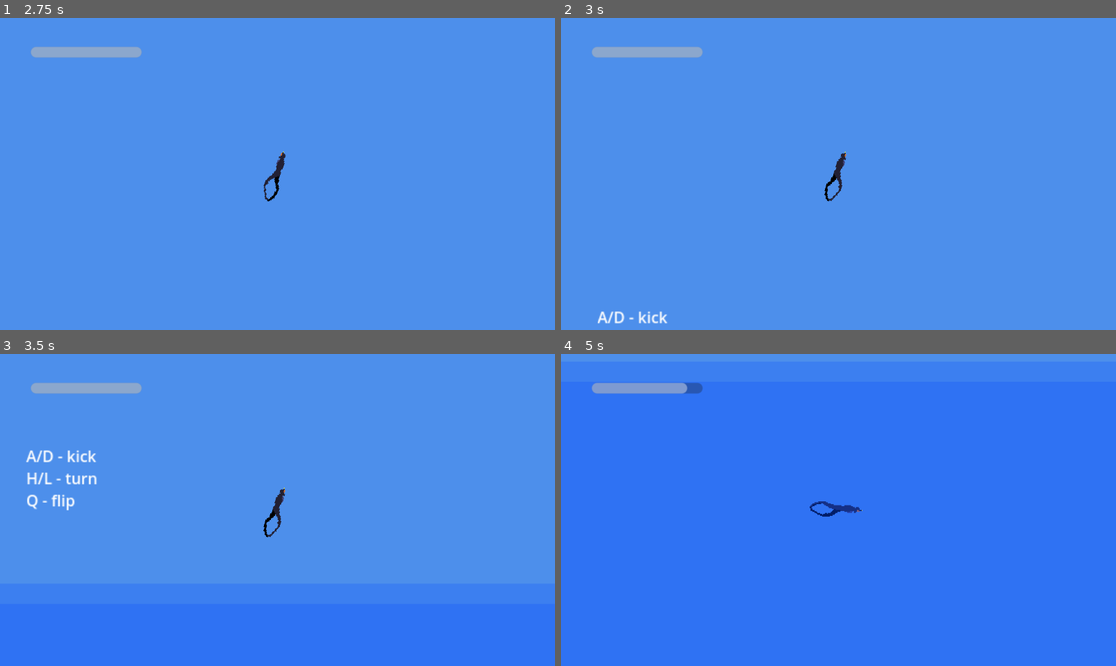
Above: before the commit, frames 1-4 (two rows, left to right).
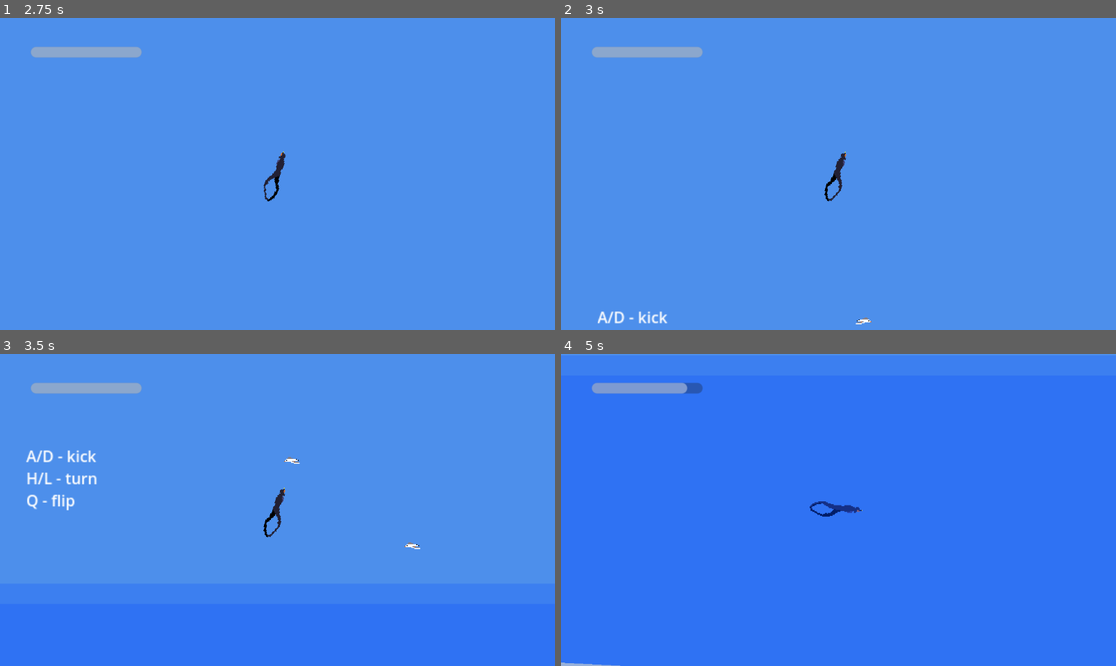
Above: after the commit, the same moments.

Repository: kstolen0/freediver-game
Game: Godot game, scene res://root.tscn
Same seed, same stepped clock (60 frames per second), same inputs: the game is played once before the commit and once after it.
Inputs:
- Up to frame 1 (2.75 s): tap Enter at 0.5, 2 s; hold D 0.53-1.28 s; tap Q (flip_diver) at 0.6 s; tap Space at 1.25 s; hold A 1.28-2.03 s; tap L at 1.35 s; hold D from 2.03 s (still down); hold H from 2.03 s (still down)
- Up to frame 2 (3 s): keep holding D; release H at 2.78 s; tap Q (flip_diver) at 2.85 s
- Up to frame 3 (3.5 s): keep holding D
- Up to frame 4 (5 s): release D at 3.53 s; hold L 3.53-4.28 s; hold A from 3.53 s (still down); tap H at 4.35 s

Frame 1 is identical in both runs. In frame 2, less than 0.1% of the frame differs, in the area x 53-56%, y 95-99%; in frame 3, less than 0.1%, in the area x 51-76%, y 32-63%; in frame 4, less than 0.1%.

Commit message:
add seagulls

Diff:
--- a/ocean.gd
+++ b/ocean.gd
@@ -3,6 +3,7 @@
 func _on_body_entered(body):
 	print("entered ocean")
 	body.submerged += 1
+	body.emit_signal("on_water")
 
 func _on_body_exited(body):
 	print("left ocean")
--- a/ocean.tscn
+++ b/ocean.tscn
@@ -20,7 +20,7 @@
 color = Color(0.0156863, 0.282353, 0.996078, 0.231373)
 
 [node name="CollisionShape2D" type="CollisionShape2D" parent="."]
-position = Vector2(262, -1096.25)
+position = Vector2(262, -1095)
 shape = SubResource("RectangleShape2D_walym")
 
 [connection signal="body_entered" from="." to="." method="_on_body_entered"]
--- a/player.gd
+++ b/player.gd
@@ -16,6 +16,7 @@
 
 signal holding_breath
 signal recovering_breath
+signal on_water
 var can_breath = true
 var is_alive = true
 
--- a/player.tscn
+++ b/player.tscn
@@ -153,7 +153,6 @@
 texture_filter = 1
 texture = ExtResource("3_3mdv6")
 hframes = 4
-frame = 1
 
 [node name="AnimationPlayer" type="AnimationPlayer" parent="Diver-sheet"]
 libraries = {
--- a/root.tscn
+++ b/root.tscn
@@ -1,9 +1,10 @@
-[gd_scene load_steps=5 format=3 uid="uid://co2pahc3mq4kh"]
+[gd_scene load_steps=6 format=3 uid="uid://co2pahc3mq4kh"]
 
 [ext_resource type="PackedScene" uid="uid://4nu4hruqpdfa" path="res://player.tscn" id="1_8hcbp"]
 [ext_resource type="PackedScene" uid="uid://dbglmn4fd7dxd" path="res://sand.tscn" id="2_gxsnd"]
 [ext_resource type="PackedScene" uid="uid://c3ll8udtxwb5k" path="res://ocean.tscn" id="2_yat5b"]
 [ext_resource type="PackedScene" uid="uid://bxy8xhydg8jl2" path="res://breath_bar.tscn" id="4_upb3n"]
+[ext_resource type="PackedScene" uid="uid://cvcuw6wh2kmbu" path="res://seagull.tscn" id="5_wlr40"]
 
 [node name="root" type="Node2D"]
 
@@ -70,6 +71,9 @@
 position = Vector2(4423.62, 916.242)
 rotation = -1.61538
 
+[node name="gull" parent="." instance=ExtResource("5_wlr40")]
+position = Vector2(958, 1613)
+
 [node name="ocean-surface" parent="." instance=ExtResource("2_yat5b")]
 position = Vector2(853, 4348)
 
@@ -84,3 +88,9 @@
 
 [node name="ocean-surface" parent="ocean-surface" instance=ExtResource("2_yat5b")]
 position = Vector2(-3, 21)
+
+[node name="gull2" parent="." instance=ExtResource("5_wlr40")]
+position = Vector2(599, 1547)
+
+[node name="gull3" parent="." instance=ExtResource("5_wlr40")]
+position = Vector2(731, 1636)
--- /dev/null
+++ b/seagull.gd
@@ -0,0 +1,72 @@
+extends CharacterBody2D
+
+var glide = Vector2(15, 0)
+var prev_x = 0
+var current_animation = "cruising"
+var state = "cruising"
+var submerged = 0
+
+signal on_water
+
+func _ready():
+	$turn_timer.start()
+	$animation_timer.start()
+	$land_timer.start()
+	connect("on_water", landed)
+
+func landed():
+	print("LANDED")
+	glide.y = 0
+	glide.x = 0
+	$gull_animations/AnimationPlayer.play("idle")
+	$flight_timer.wait_time = randi() % 3 + 5
+	$flight_timer.start()
+
+func _physics_process(delta):
+	velocity = glide
+	move_and_slide()
+
+func _on_animation_timer_timeout():
+	print("FLAP")
+	if current_animation == "cruising":
+		current_animation = "flap"
+		$animation_timer.wait_time = randi() % 6 + 5
+	else:
+		current_animation = "cruising"
+		$animation_timer.wait_time = 0.4
+	$"gull_animations/AnimationPlayer".play(current_animation)
+
+func _on_land_timer_timeout():
+	print("LANDING")
+	state = "landing"
+	$turn_timer.stop()
+	$animation_timer.stop()
+	$gull_animations/AnimationPlayer.play("take-off")
+	glide.y = 15
+	prev_x = glide.x
+
+func _on_flight_timer_timeout():
+	print("TAKE OFF")
+	state = "take_off"
+	$gull_animations/AnimationPlayer.play("take-off")
+	glide.y = -15
+	glide.x = prev_x
+	$cruise_timer.wait_time = randi() % 3 + 5
+	$cruise_timer.start()
+
+func _on_cruise_timer_timeout():
+	print("CRUISING")
+	state = "cruising"
+	glide.y = 0
+	$animation_timer.start()
+	$turn_timer.start()
+	$gull_animations/AnimationPlayer.play("cruising")
+	$land_timer.wait_time = randi() % 6 + 5
+	$land_timer.start()
+
+
+func _on_turn_timer_timeout():
+	print("TURN")
+	$turn_timer.wait_time = randi() % 6 + 5
+	glide.x = -glide.x
+	$"gull_animations".scale.x = -$"gull_animations".scale.x
--- /dev/null
+++ b/seagull.tscn
@@ -0,0 +1,121 @@
+[gd_scene load_steps=9 format=3 uid="uid://cvcuw6wh2kmbu"]
+
+[ext_resource type="Script" path="res://seagull.gd" id="1_3k0fv"]
+[ext_resource type="Texture2D" uid="uid://btys3xeocorq2" path="res://gull.png" id="1_s47xc"]
+
+[sub_resource type="RectangleShape2D" id="RectangleShape2D_qth0d"]
+size = Vector2(12, 8)
+
+[sub_resource type="Animation" id="Animation_niakj"]
+resource_name = "idle"
+tracks/0/type = "value"
+tracks/0/imported = false
+tracks/0/enabled = true
+tracks/0/path = NodePath(".:frame")
+tracks/0/interp = 1
+tracks/0/loop_wrap = true
+tracks/0/keys = {
+"times": PackedFloat32Array(0),
+"transitions": PackedFloat32Array(1),
+"update": 1,
+"values": [0]
+}
+
+[sub_resource type="Animation" id="Animation_xn5e5"]
+resource_name = "cruising"
+loop_mode = 1
+tracks/0/type = "value"
+tracks/0/imported = false
+tracks/0/enabled = true
+tracks/0/path = NodePath(".:frame")
+tracks/0/interp = 1
+tracks/0/loop_wrap = true
+tracks/0/keys = {
+"times": PackedFloat32Array(0),
+"transitions": PackedFloat32Array(1),
+"update": 1,
+"values": [1]
+}
+
+[sub_resource type="Animation" id="Animation_6a33c"]
+resource_name = "take-off"
+length = 1.2
+loop_mode = 1
+tracks/0/type = "value"
+tracks/0/imported = false
+tracks/0/enabled = true
+tracks/0/path = NodePath(".:frame")
+tracks/0/interp = 1
+tracks/0/loop_wrap = true
+tracks/0/keys = {
+"times": PackedFloat32Array(0, 0.2, 0.4, 0.6, 0.8, 1),
+"transitions": PackedFloat32Array(1, 1, 1, 1, 1, 1),
+"update": 1,
+"values": [2, 1, 2, 1, 2, 1]
+}
+
+[sub_resource type="Animation" id="Animation_fq28j"]
+resource_name = "flap"
+length = 0.3
+loop_mode = 1
+tracks/0/type = "value"
+tracks/0/imported = false
+tracks/0/enabled = true
+tracks/0/path = NodePath(".:frame")
+tracks/0/interp = 1
+tracks/0/loop_wrap = true
+tracks/0/keys = {
+"times": PackedFloat32Array(0, 0.1),
+"transitions": PackedFloat32Array(1, 1),
+"update": 1,
+"values": [1, 2]
+}
+
+[sub_resource type="AnimationLibrary" id="AnimationLibrary_x4ms0"]
+_data = {
+"cruising": SubResource("Animation_xn5e5"),
+"flap": SubResource("Animation_fq28j"),
+"idle": SubResource("Animation_niakj"),
+"take-off": SubResource("Animation_6a33c")
+}
+
+[node name="gull" type="CharacterBody2D"]
+collision_layer = 9
+collision_mask = 3
+script = ExtResource("1_3k0fv")
+
+[node name="CollisionShape2D" type="CollisionShape2D" parent="."]
+position = Vector2(0, 1)
+shape = SubResource("RectangleShape2D_qth0d")
+
+[node name="gull_animations" type="Sprite2D" parent="."]
+texture_filter = 1
+texture = ExtResource("1_s47xc")
+hframes = 3
+frame = 2
+
+[node name="AnimationPlayer" type="AnimationPlayer" parent="gull_animations"]
+libraries = {
+"": SubResource("AnimationLibrary_x4ms0")
+}
+
+[node name="turn_timer" type="Timer" parent="."]
+wait_time = 3.0
+
+[node name="animation_timer" type="Timer" parent="."]
+
+[node name="land_timer" type="Timer" parent="."]
+wait_time = 10.0
+one_shot = true
+
+[node name="flight_timer" type="Timer" parent="."]
+one_shot = true
+
+[node name="cruise_timer" type="Timer" parent="."]
+one_shot = true
+
+[connection signal="timeout" from="turn_timer" to="." method="_on_turn_timer_timeout"]
+[connection signal="timeout" from="animation_timer" to="." method="_on_animation_timer_timeout"]
+[connection signal="timeout" from="land_timer" to="." method="_on_land_timer_timeout"]
+[connection signal="timeout" from="flight_timer" to="." method="_on_flight_timer_timeout"]
+[connection signal="timeout" from="cruise_timer" to="." method="_on_cruise_timer_timeout"]
Binary file added: gull.ase
Binary file added: gull.png
Not shown, added: gull.png.import
